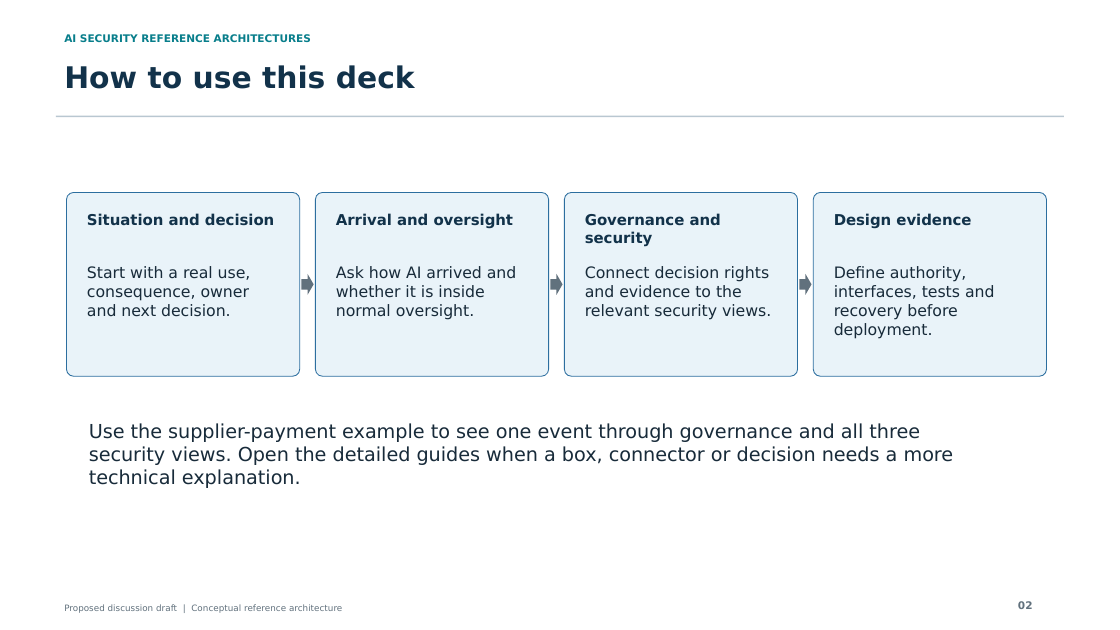
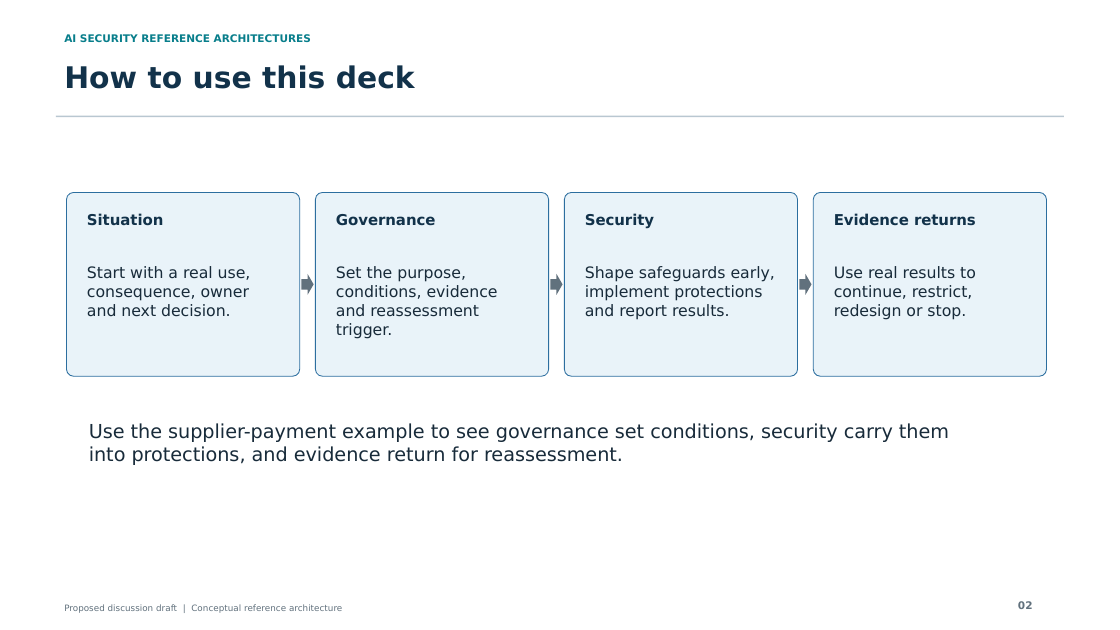
Before and after one commit to jessepike/ai-security-reference-architectures, a slide deck: slide 2 of public/downloads/ai-security-reference-architectures.pptx. Drawn at 1120x630 pixels with LibreOffice and Linux fonts; fonts in the diff are those of the drawing. Boxes give left, top, right and bottom in pixels: in the first picture for what was removed or moved away, otherwise in the second. Text is boxed around its words. In the diff, an @@ line names an element or a change of style, - is before the commit and + after.

Commit message:
feat: integrate governance into the AI security story

```diff
--- a/public/downloads/ai-security-reference-architectures.pptx
+++ b/public/downloads/ai-security-reference-architectures.pptx
@@ text at <box>87,213,163,226</box>: text changed @@
-Situation and decision
+Situation
@@ text at <box>336,214,436,226</box>: text changed @@
-Arrival and oversight
+Governance
@@ text at <box>585,213,654,229</box>: text changed @@
-Governance and security
+Security
@@ text at <box>834,213,976,226</box>: text changed @@
-Design evidence
+Evidence returns
@@ text at <box>336,266,498,339</box>: text changed @@
-Ask how AI arrived and whether it is inside normal oversight.
+Set the purpose, conditions, evidence and reassessment trigger.
@@ text at <box>585,266,775,320</box>: text changed @@
-Connect decision rights and evidence to the relevant security views.
+Shape safeguards early, implement protections and report results.
@@ text at <box>834,266,976,320</box>: text changed @@
-Define authority, interfaces, tests and recovery before deployment.
+Use real results to continue, restrict, redesign or stop.
@@ text at <box>89,423,949,465</box>: text changed @@
-Use the supplier-payment example to see one event through governance and all three security views. Open the detailed guides when a box, connector or decision needs a more technical explanation.
+Use the supplier-payment example to see governance set conditions, security carry them into protections, and evidence return for reassessment.
```
Also in this commit, not shown: 17 other slides changed, 23 other files.
